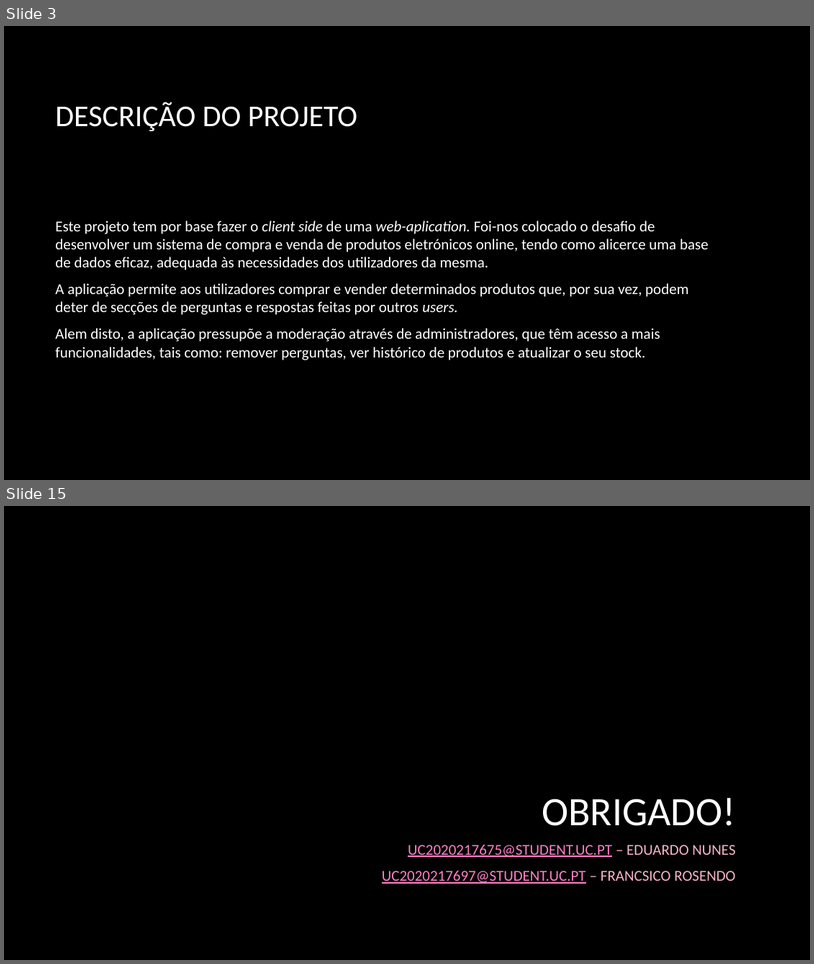
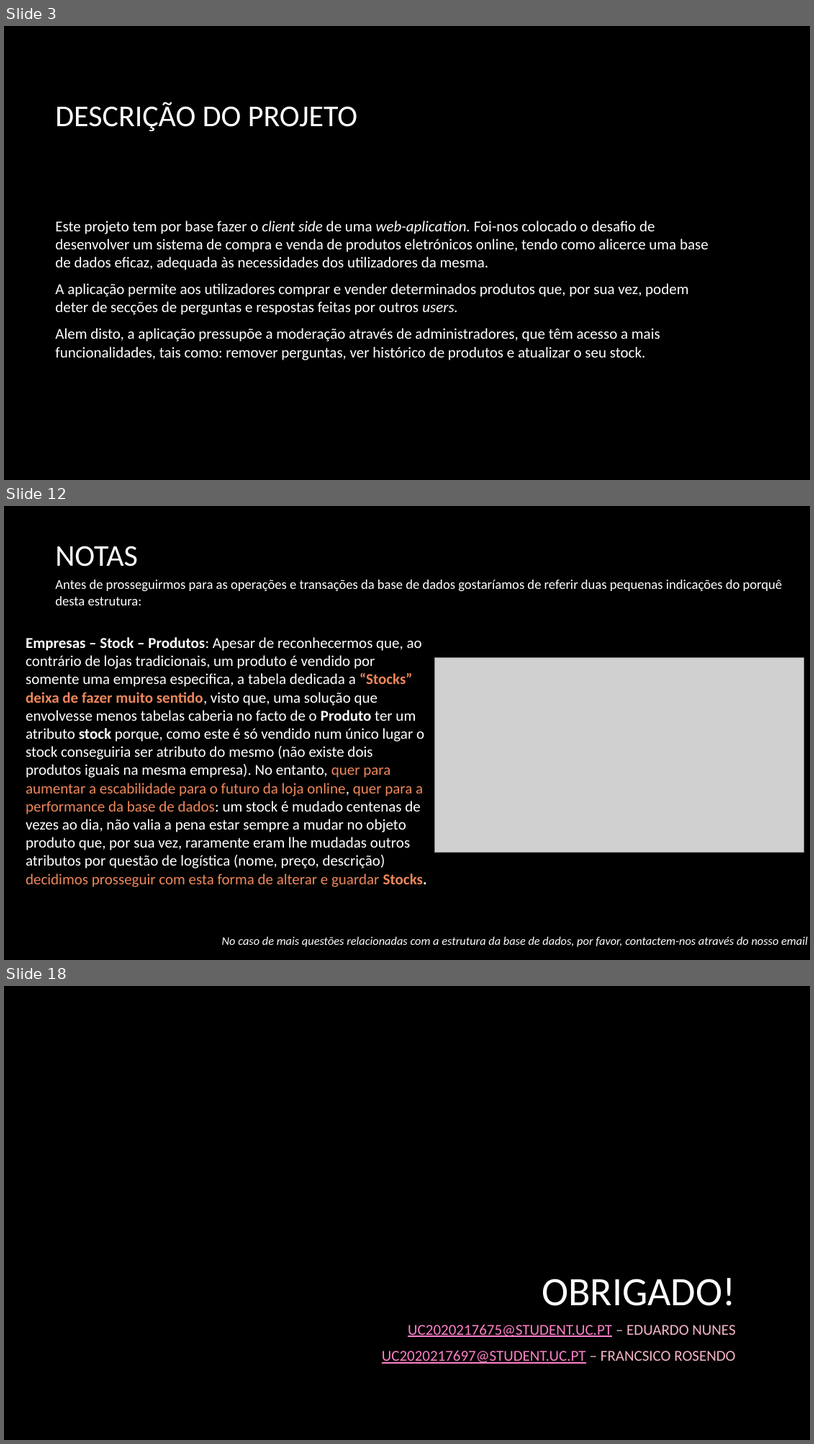
Before and after one commit to PolpEdu/Trabalho-Pr-ticpo, a slide deck: Trabalho prático.pptx. Shown one above the other, each under a label of ours: slides 3 and 15 before the commit, slides 3, 12 and 18 after it; the slides between them are not shown. The pictures are 814x964 and 814x1444 pixels, drawn with LibreOffice and Linux fonts; fonts in the diff are those of the drawing; grey boxes stand for pictures; background and template pictures are left out. Boxes give left, top, right and bottom in pixels: in the first picture for what was removed or moved away, otherwise in the second. Text is boxed around its words. In the diff, an @@ line names an element or a change of style, - is before the commit and + after.

```diff
--- a/Trabalho prático.pptx
+++ b/Trabalho prático.pptx
@@ slide 12 added at (4,506,810,960), background picture (left out) @@
@@ title added at (55,546,137,566), 36 pt, text #FFFFFF @@
+NOTAS
@@ text added at (55,579,783,605), 16 pt, text #FFFFFF @@
+Antes de prosseguirmos para as operações e transações da base de dados gostaríamos de referir duas pequenas indicações do porquê desta estrutura:
@@ text added at (26,637,427,887), 18 pt, text #FFFFFF @@
+Empresas – Stock – Produtos: Apesar de reconhecermos que, ao contrário de lojas tradicionais, um produto é vendido por somente uma empresa especifica, a tabela dedicada a “Stocks” deixa de fazer muito sentido, visto que, uma solução que envolvesse menos tabelas caberia no facto de o Produto ter um atributo stock porque, como este é só vendido num único lugar o stock conseguiria ser atributo do mesmo (não existe dois produtos iguais na mesma empresa). No entanto, quer para aumentar a escabilidade para o futuro da loja online, quer para a performance da base de dados: um stock é mudado centenas de vezes ao dia, não valia a pena estar sempre a mudar no objeto produto que, por sua vez, raramente eram lhe mudadas outros atributos por questão de logística (nome, preço, descrição) decidimos prosseguir com esta forma de alterar e guardar Stocks.
@@ picture added at (435,658,805,852) @@
@@ text added at (222,936,808,947), 14 pt, text #FFFFFF, italic @@
+No caso de mais questões relacionadas com a estrutura da base de dados, por favor, contactem-nos através do nosso email
@@ what was slide 15 is now slide 18 @@
```
Also in this commit, not shown: 11 slides changed, 2 other slides added, 4 other files.
